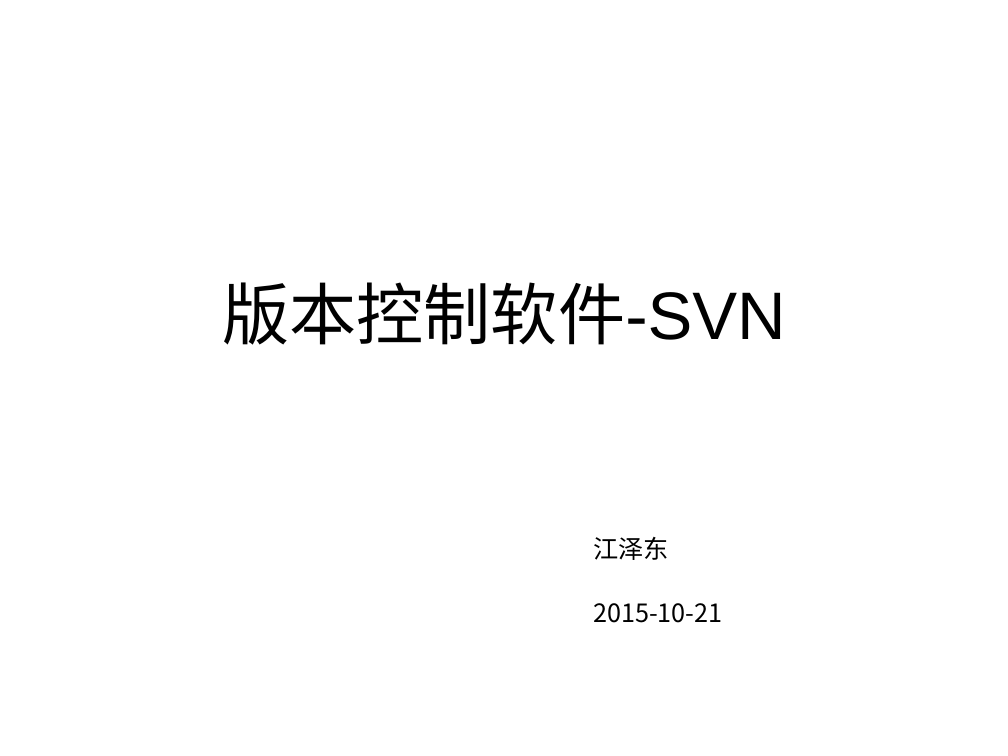
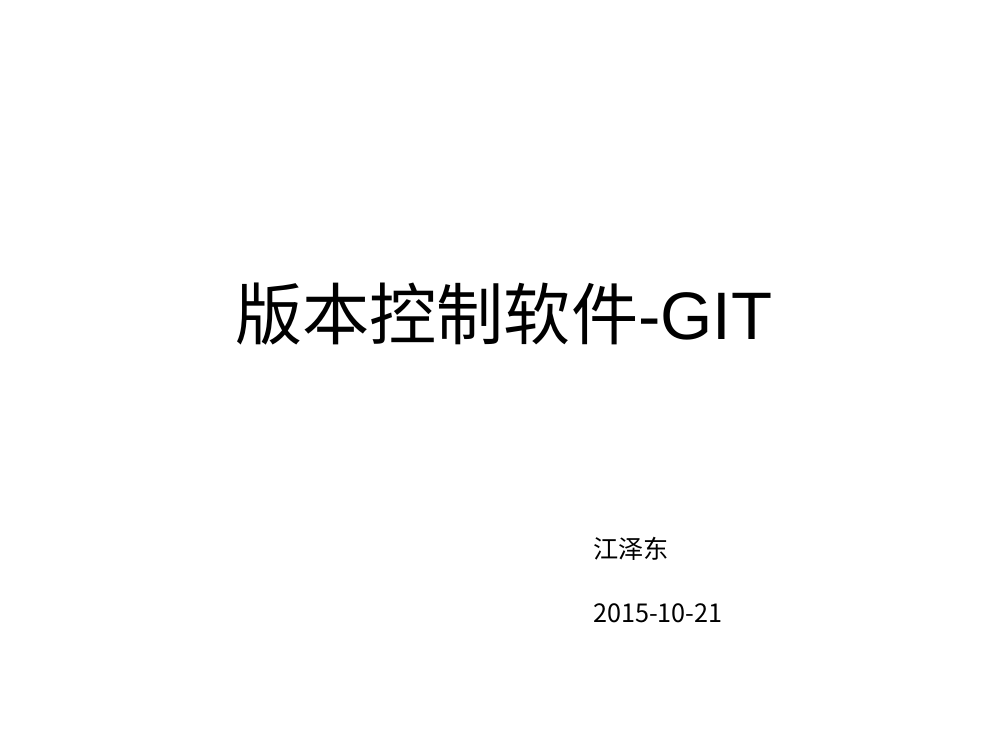
Before and after one commit to 39627020/learngit, a slide deck: slide 2 of 版本控制软件-GIT.pptx. Drawn at 1008x756 pixels with LibreOffice and Linux fonts; fonts in the diff are those of the drawing; background and template pictures are left out. Boxes give left, top, right and bottom in pixels: in the first picture for what was removed or moved away, otherwise in the second. Text is boxed around its words. In the diff, an @@ line names an element or a change of style, - is before the commit and + after.

```diff
--- a/版本控制软件-GIT.pptx
+++ b/版本控制软件-GIT.pptx
@@ title at box(235, 282, 772, 345): text changed @@
-版本控制软件-SVN
+版本控制软件-GIT
```
Also in this commit, not shown: 53 other slides changed, 1 slide added, 1 other file.
